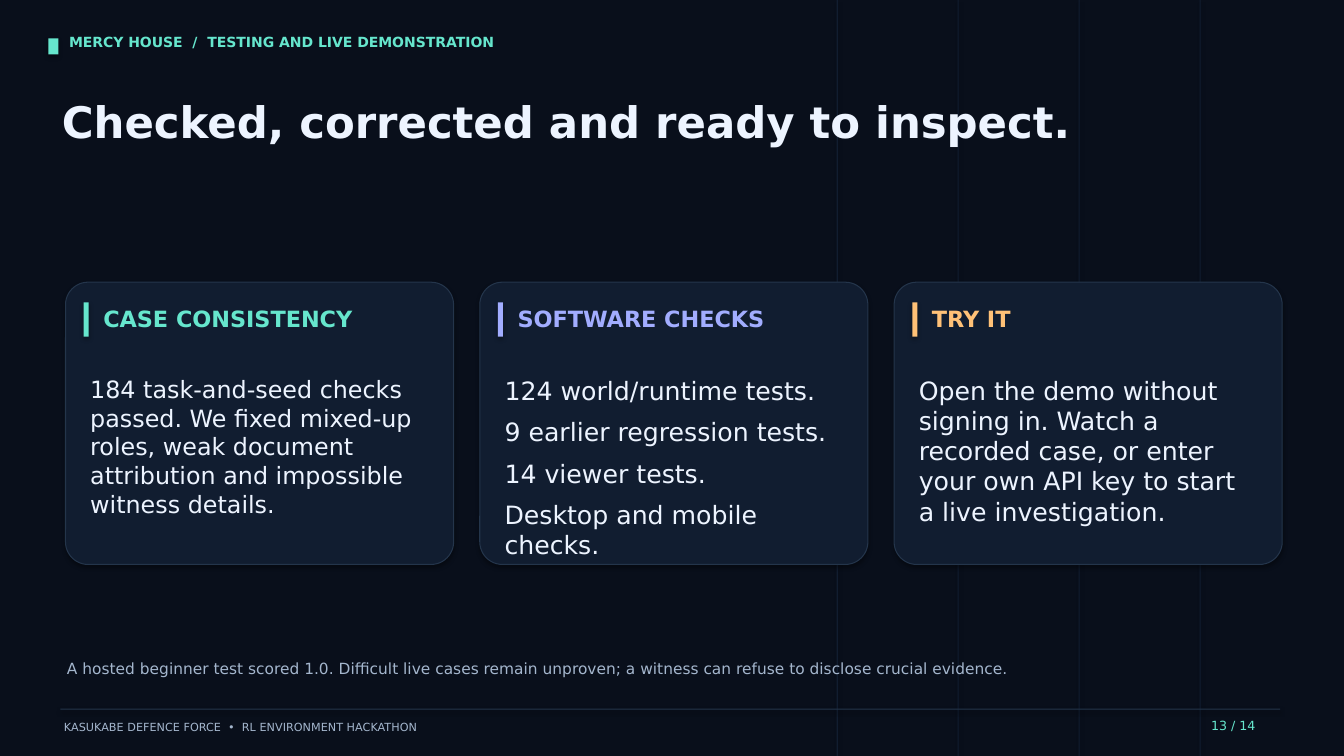
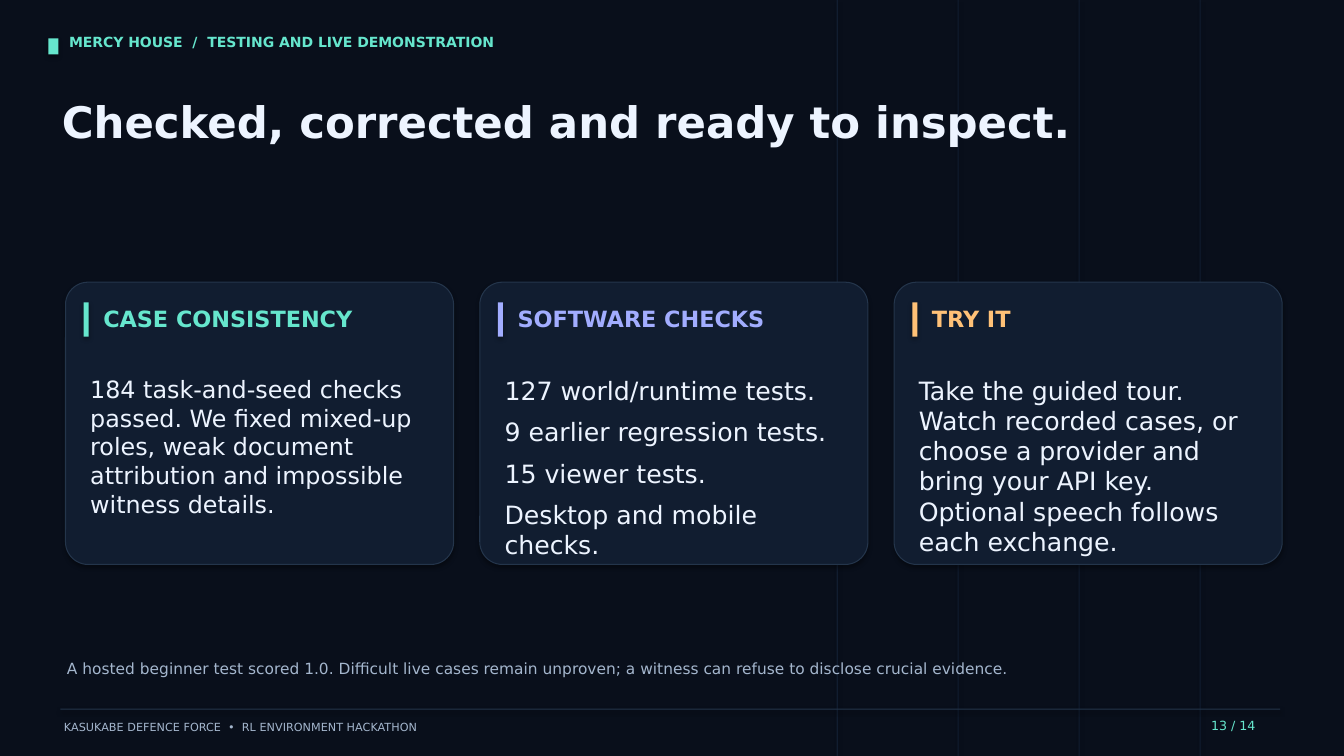
Before and after one commit to Abhishek-Punhani/mercy-house, a slide deck: slide 13 of docs/deck.pptx. Drawn at 1344x756 pixels with LibreOffice and Linux fonts; fonts in the diff are those of the drawing. Boxes give left, top, right and bottom in pixels: in the first picture for what was removed or moved away, otherwise in the second. Text is boxed around its words. In the diff, an @@ line names an element or a change of style, - is before the commit and + after.

Commit message:
Finalize submission walkthrough, presentation and verified provider handoff

```diff
--- a/docs/deck.pptx
+++ b/docs/deck.pptx
@@ text at box(505, 381, 815, 403): text changed @@
-124 world/runtime tests.
+127 world/runtime tests.
@@ text at box(919, 381, 1238, 557): text changed @@
-Open the demo without signing in. Watch a recorded case, or enter your own API key to start a live investigation.
+Take the guided tour. Watch recorded cases, or choose a provider and bring your API key. Optional speech follows each exchange.
@@ text at box(505, 464, 705, 484): text changed @@
-14 viewer tests.
+15 viewer tests.
```
Also in this commit, not shown: 1 other slide changed, 20 other files.
